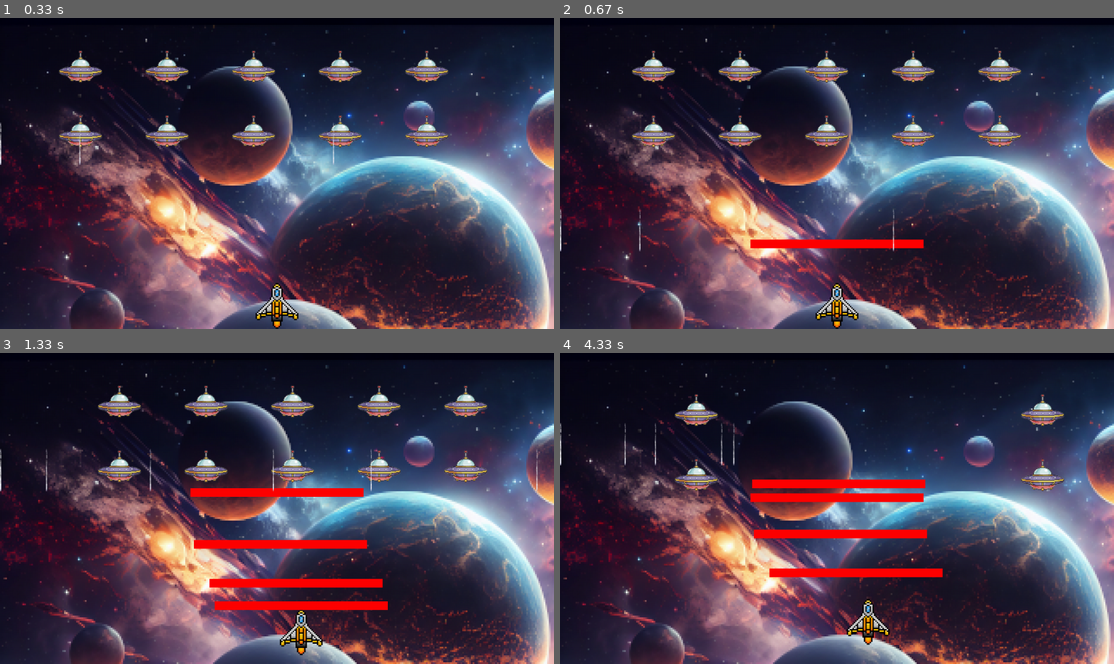
Above: before the commit, frames 1-4 (two rows, left to right).
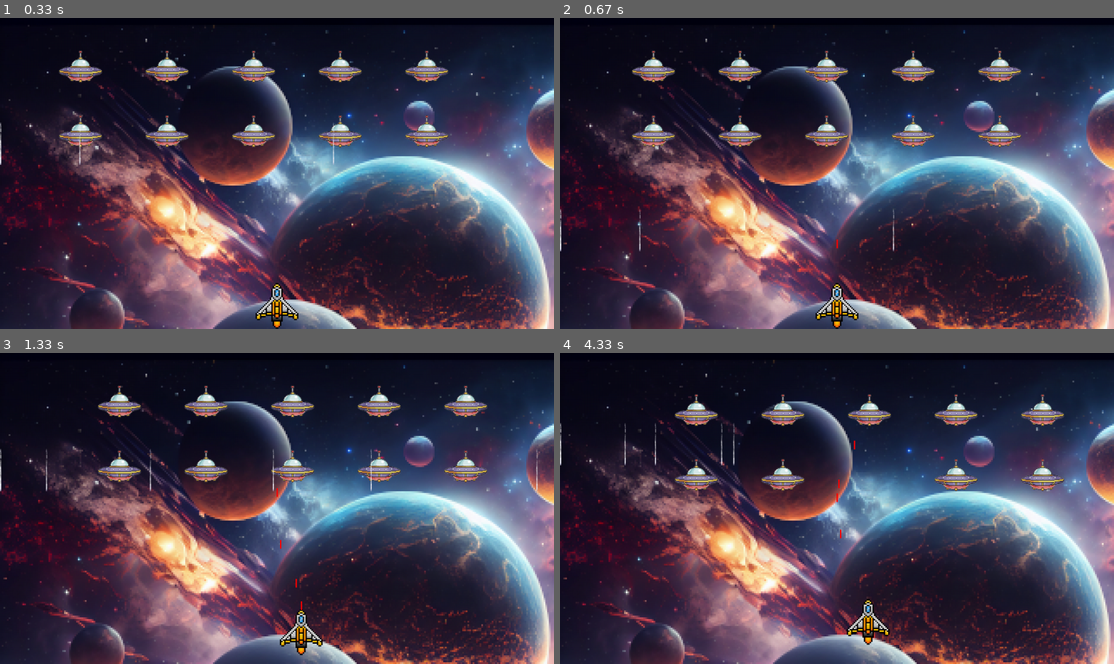
Above: after the commit, the same moments.

Repository: EgorAgafonov/Galaxian_Pygame_
Game: pygame game, started from alien_invasion.py
Two runs of this game, one before a commit and one after it. Both use one fixed random seed, a clock stepped at 60 frames per second and the inputs below.
Inputs:
- Up to frame 1 (0.33 s): no input
- Up to frame 2 (0.67 s): tap Space at 0.33 s
- Up to frame 3 (1.33 s): hold Right 0.67-1.13 s; tap Space at 0.73, 1.03, 1.23 s; hold Up from 1.17 s (still down)
- Up to frame 4 (4.33 s): release Up at 1.47 s; hold Right 1.5-1.97 s; tap Space at 1.57, 1.87, 2.07, 2.37, 2.63, 2.97, 3.27, 3.4, 3.8, 4.1 s; hold Left 2-2.53 s; hold Down 2.57-2.87 s; hold Left 2.9-3.3 s; hold Up 3.33-3.7 s; hold Right from 3.73 s (still down)

Frame 1 is identical in both runs. In frame 2, 0.9% of the frame differs, in the area x 34-66%, y 71-75%; in frame 3, 3.6%; in frame 4, 5.3%, in the area x 34-76%, y 13-73%.

Commit message:
Raindrop module reworked

Diff:
--- a/alien_invasion.py
+++ b/alien_invasion.py
@@ -6,6 +6,8 @@
 from allien import Alien
 from raindrop import RainDrop
 from random import randint
+from time import sleep
+from game_stats import GameStats
 
 
 class AlienInvasion:
@@ -18,6 +20,7 @@
         self.screen = pygame.display.set_mode((0, 0))
         self.settings.screen_width = self.screen.get_rect().width
         self.settings.screen_height = self.screen.get_rect().height
+        self.stats = GameStats(self)
         self.ship = Ship(screen=self.screen, ai_settings=self.settings)
         self.bullets = pygame.sprite.Group()
         self.aliens = pygame.sprite.Group()
--- /dev/null
+++ b/game_stats.py
@@ -0,0 +1,14 @@
+
+class GameStats():
+    """"""
+
+    def __init__(self, ai_game):
+        """Инициализация статистики игры"""
+
+        self.settings = ai_game.settings
+        self.reset_stats()
+
+    def reset_stats(self):
+        """Инициализация статистики, изменяющейся в ходе игры"""
+
+        self.ships_left = self.settings.ship_limit
--- a/settings.py
+++ b/settings.py
@@ -7,27 +7,32 @@
     def __init__(self):
         """Инициализируем настройки игры"""
 
+        # DISPLAY
         self.background_color = (4, 2, 80)
         self.background_image = pygame.image.load('images/background_screen.png')
         self.screen_width = self.background_image.get_width()
         self.screen_height = self.background_image.get_height()
 
-        self.meteor_speed = 3
+        # SHIP
+        self.ship_limit = 3
         self.ship_speed = 2
-        self.alien_speed = 1.5
 
+        # ALIENS
         self.fleet_drop_speed = 20
         # self.fleet_direction = 1 - движение пришельцев вправо по оси x, -1 - движение пришельцев влево
         self.fleet_direction = 1
+        self.alien_speed = 1.5
 
-        self.bullet_width = 400
+        # BULLET
+        self.bullet_width = 3
         self.bullet_height = 20
         self.bullet_color = (255, 0, 0)
+        self.bullets_limit = 4
         self.bullet_speed = 5
-        self.bullets_limit = 4
 
+        # RAIN DROP
         self.drop_color = (255, 0, 0)
         self.drop_width = 5
         self.drop_height = 0
+        self.drop_wind = 0
         self.drop_speed = 10
-        self.drop_wind = 0
